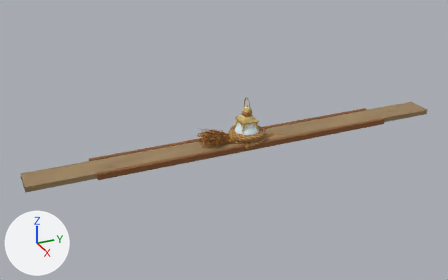
An edit to the glTF model src/three/models/items.glb, drawn before and after from the same camera.
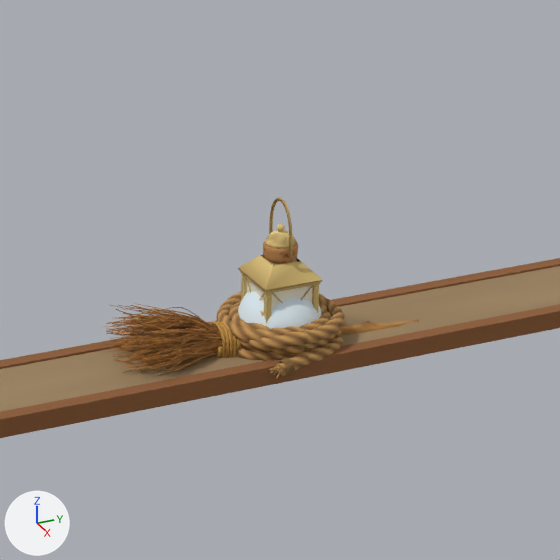
Old and new are each drawn whole from a 50 mm lens placed at (8.19, -4.09, 4.22), pointed at (0.02, -0.41, 0.13) and again close up on the part from 37% to 73% of the width and 14% to 72% of the height. Every picture has the same lights, and +X, +Y and +Z are marked at lower left. The last two pictures show the newer version. Where no turn or scale is listed for an object, it has been applied to the vertices.

Before the edit, the objects in view are built like this:
```python
me_broom = bpy.data.meshes.new('broom')
me_broom.from_pydata(...)  # 15294 vertices, 29100 faces; spans x -0.26..0.26, y -0.85..0.85, z 0.0..0.36
me_broom.materials.append(mat_painted)
me_ladder = bpy.data.meshes.new('ladder')
me_ladder.from_pydata(...)  # 208 vertices, 216 faces; spans x -0.29..0.29, y -2.5..2.5, z 0.0..0.09
me_ladder.materials.append(mat_painted)
me_rope = bpy.data.meshes.new('rope')
me_rope.from_pydata(...)  # 16284 vertices, 32380 faces; spans x -0.303..0.351, y -0.304..0.296, z 0.0..0.284
me_rope.materials.append(mat_painted)
ob_broom = bpy.data.objects.new('broom', me_broom)
ob_broom.location = (0.0, 0.0, 0.0)
ob_ladder = bpy.data.objects.new('ladder', me_ladder)
ob_ladder.location = (0.0, 0.0, 0.0)
ob_rope = bpy.data.objects.new('rope', me_rope)
ob_rope.location = (0.0, 0.0, 0.0)
# also in view: 'plank' at (0.0, 0.0, 0.04); 'water-glass' at (0.0, 0.0, 0.24); 'lamp' at (0.0, 0.0, 0.39)
```
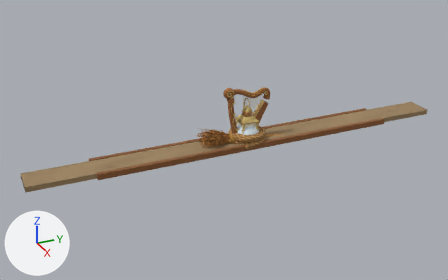
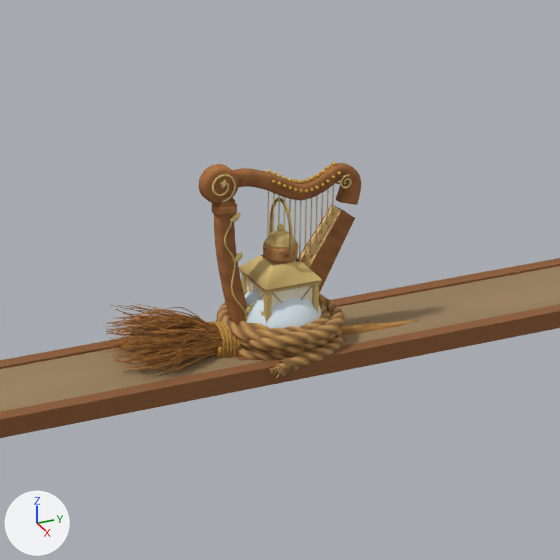
The change, as a diff of the scene's bpy script:
```diff
--- a/src/three/models/items.glb.py
+++ b/src/three/models/items.glb.py
@@ me_harp @@
+me_harp.from_pydata(...)  # 9511 vertices, 18652 faces; spans x -0.147..0.147, y -0.4..0.4, z 0.0..0.977
+me_harp.materials.append(mat_painted)
@@ ob_harp @@
+ob_harp = bpy.data.objects.new('harp', me_harp)
+ob_harp.location = (0.0, 0.0, 0.0)
```

Boxes (x1, y1, x2, y2) around the edits, measured in the close-ups (560 x 560 px):
'harp', added (brown)
    after: (198, 162, 361, 361)
